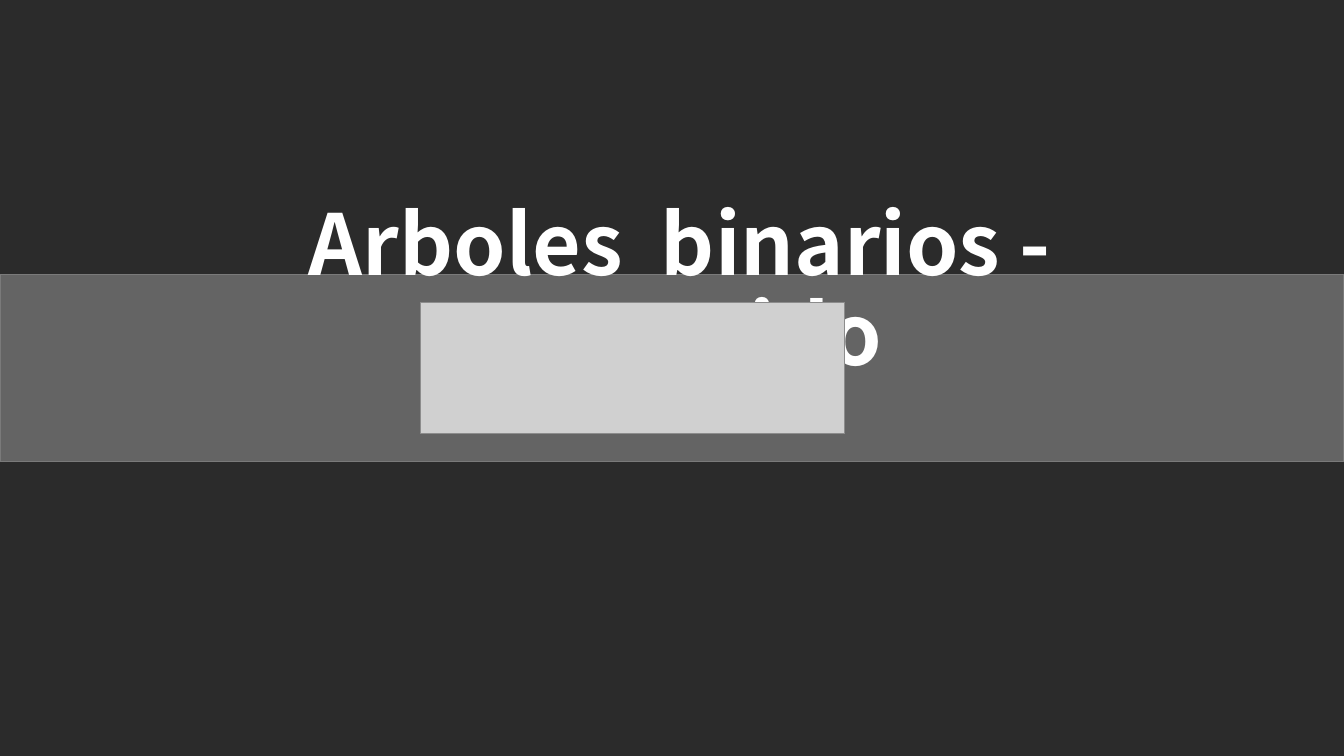
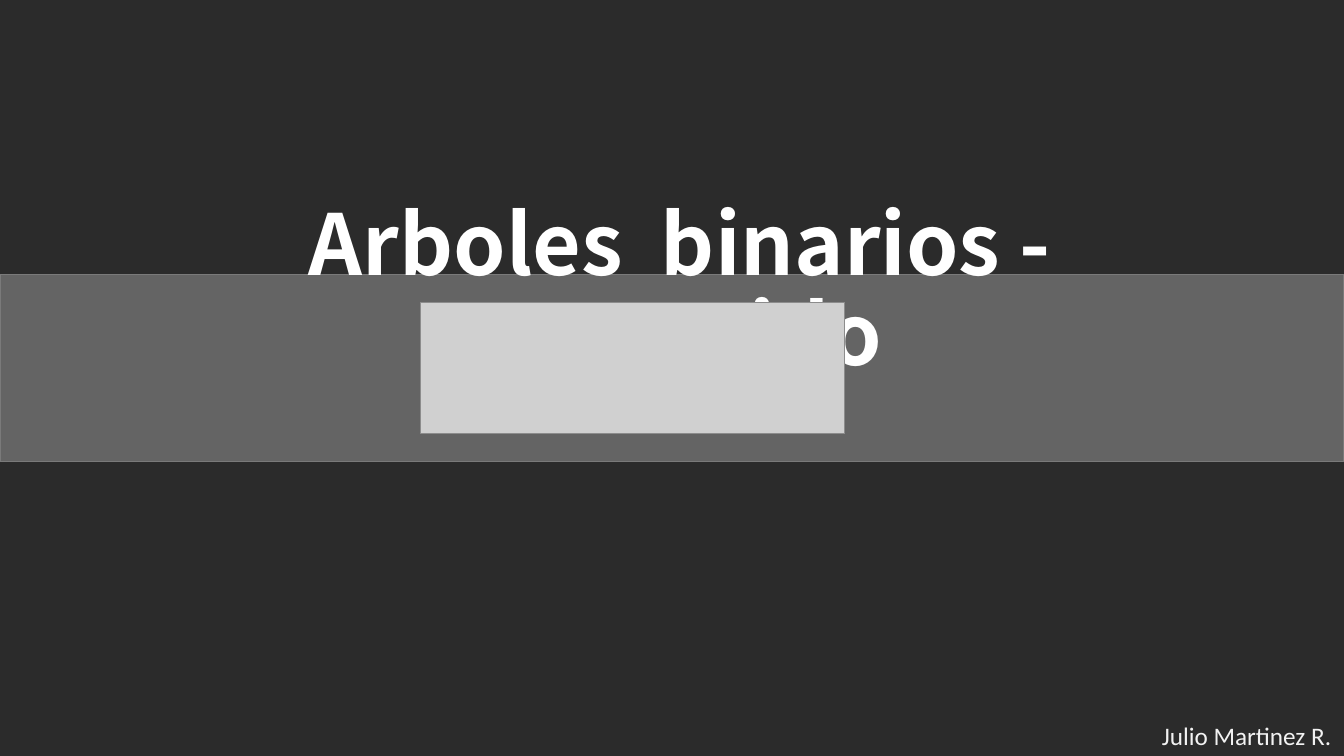
Before and after one commit to jcontrolresearch/DataStructure, a slide deck: slide 1 of Documents/[4]Arboles_binarios-Recorrido.pptx. Drawn at 1344x756 pixels with LibreOffice and Linux fonts; fonts in the diff are those of the drawing; grey boxes stand for pictures; background and template pictures are left out; a plain dark background stands for a picture behind light text. Boxes give left, top, right and bottom in pixels: in the first picture for what was removed or moved away, otherwise in the second. Text is boxed around its words. In the diff, an @@ line names an element or a change of style, - is before the commit and + after.

```diff
--- a/Documents/[4]Arboles_binarios-Recorrido.pptx
+++ b/Documents/[4]Arboles_binarios-Recorrido.pptx
@@ text added at <box>1162,727,1331,745</box>, 18 pt, text #F2F2F2 @@
+Julio Martinez R.
```
Also in this commit, not shown: 1 other slide changed, 22 slides added.
